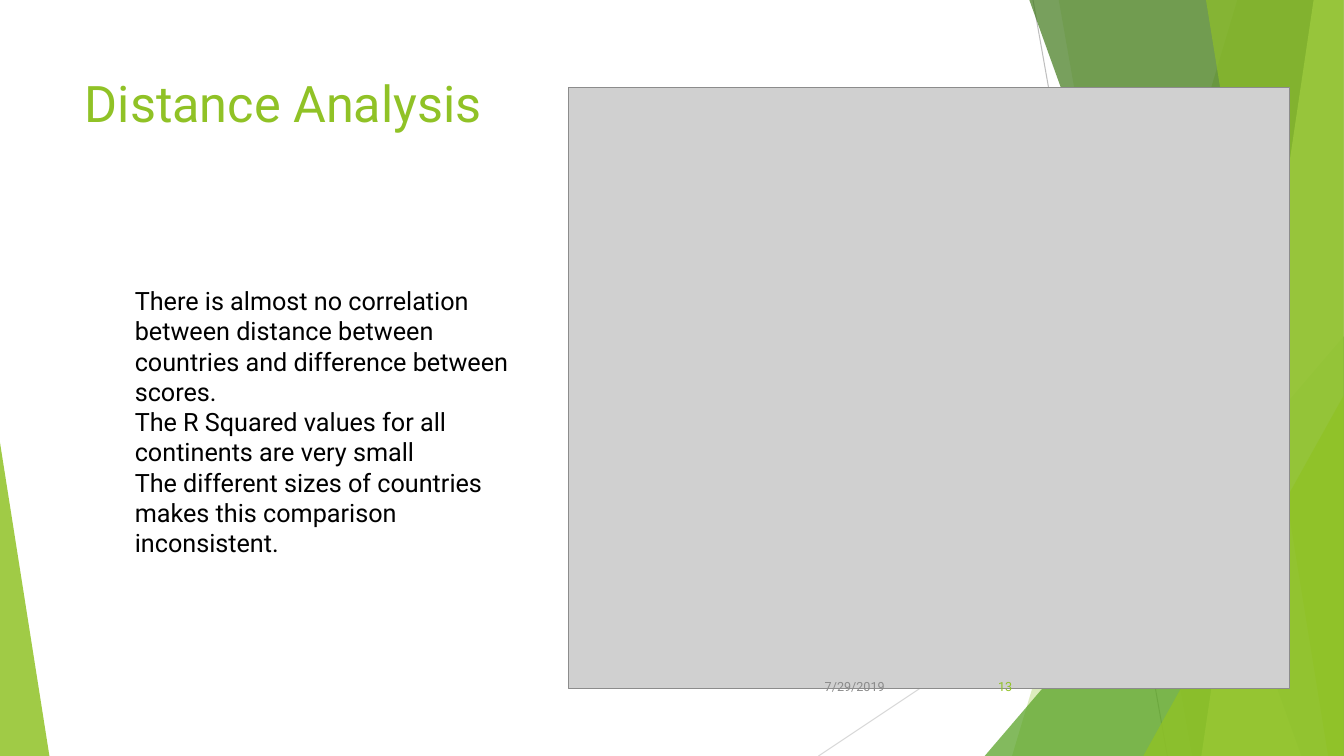
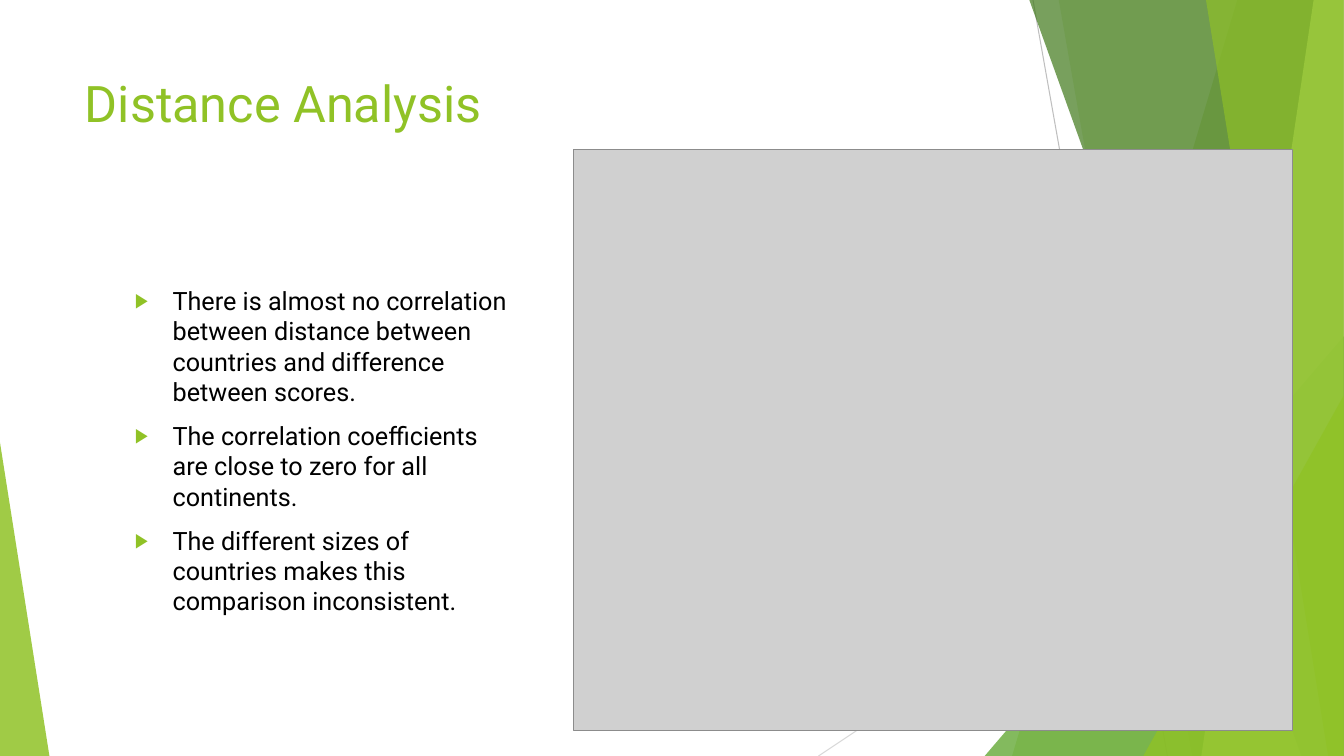
Before and after one commit to Kika000/Project-1, a slide deck: slide 13 of What Makes the World Happy.pptx. Drawn at 1344x756 pixels with LibreOffice and Linux fonts; fonts in the diff are those of the drawing; grey boxes stand for pictures. Boxes give left, top, right and bottom in pixels: in the first picture for what was removed or moved away, otherwise in the second. Text is boxed around its words. In the diff, an @@ line names an element or a change of style, - is before the commit and + after.

```diff
--- a/What Makes the World Happy.pptx
+++ b/What Makes the World Happy.pptx
@@ picture: place and size @@
-picture at (569,88,1291,690)
+picture at (574,149,1293,731)
@@ text at (173,291,506,615): bullet none to ▶; more space between paragraphs @@
@@ text at (173,426,477,507): text changed @@
-The R Squared values for all continents are very small
+▶ The correlation coefficients are close to zero for all continents.
@@ text removed at (825,682,885,695) @@
-7/29/2019
@@ page number removed at (998,682,1012,695) @@
-13
```
Also in this commit, not shown: 25 other slides changed, 11 other files.
